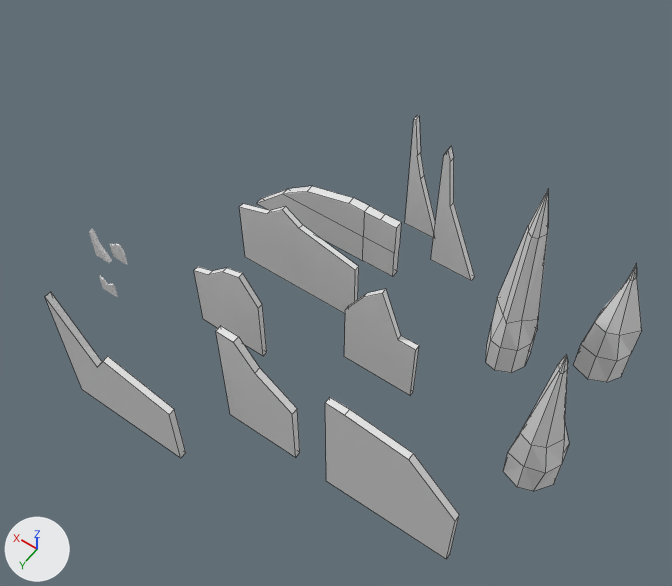
One commit to the Blender file Assets/Scenes/Blender_Walls.blend: the scene before it, then after it.
One viewpoint serves both versions: a 50 mm lens placed at (-8.56, 10.26, 19.89), pointed at (-0.28, -1.34, 1.66). Every picture has the same lights, and +X, +Y and +Z are marked at lower left. Mesh edges are drawn as thin lines on the coarser meshes.
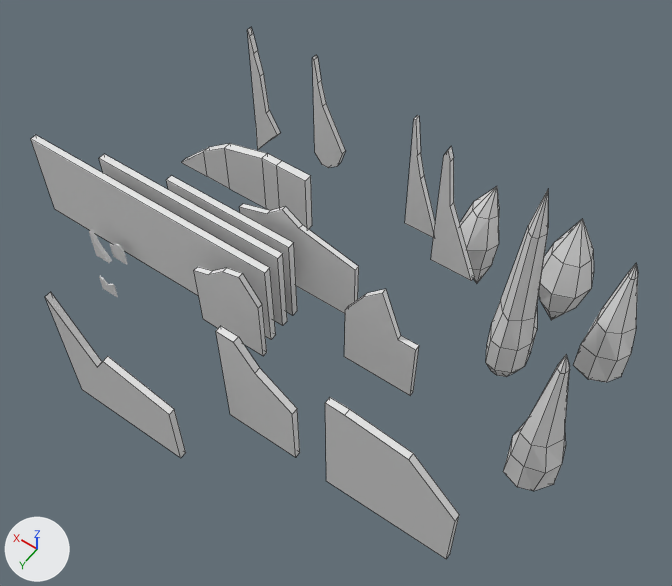
The change, as a diff of the scene's bpy script:
```diff
--- a/Assets/Scenes/Blender_Walls.blend.py
+++ b/Assets/Scenes/Blender_Walls.blend.py
@@ me_cube_010 @@
 # used by ob_cube_007; location = (-4.21, -3.24, 1.3); scale = (1.0, 0.553, 1.0)
-me_cube_010.from_pydata(...)  # 33 vertices, 33 faces; spans x -0.61..0.51, y -1.04..0.97, z -1.27..4.82
+me_cube_010.from_pydata(...)  # 42 vertices, 48 faces; spans x -0.61..0.51, y -1.04..0.97, z -2.1..4.82
+# me_cube_010 part 1: 5 vertices moved from x -0.61..0.51, y -1.04..0.97, z 0.73 to x -0.51..0.41, y -0.87..0.81, z 0.73
+# me_cube_010 part 2: 9 vertices added at x -0.4..0.28, y -0.62..0.61, z -2.1..-1.76
@@ me_cube_012 @@
 # used by ob_cube_009; location = (-6.23, -0.71, 1.3); scale = (1.0, 0.553, 1.0)
-me_cube_012.from_pydata(...)  # 33 vertices, 33 faces; spans x -0.71..0.51, y -1.04..0.97, z -1.27..3.45
+me_cube_012.from_pydata(...)  # 42 vertices, 48 faces; spans x -0.71..0.54, y -1.15..0.97, z -1.95..3.45
+# me_cube_012 part 3: 2 vertices moved from x -0.61..-0.05, y -1.04, z -0.27 to x -0.56..-0.05, y -1.15..-0.89, z -0.27
+# me_cube_012 part 4: 2 vertices moved from x 0.42, y -0.03..0.77, z -0.27 to x 0.34..0.54, y -0.03..0.77, z -0.27
@@ me_cube_013 @@
 # used by ob_cube_010; location = (-6.23, -4.4, 1.26); scale = (1.0, 0.553, 1.0)
-me_cube_013.from_pydata(...)  # 33 vertices, 33 faces; spans x -0.71..0.51, y -1.04..0.97, z -1.27..2.58
+me_cube_013.from_pydata(...)  # 42 vertices, 48 faces; spans x -0.71..0.51, y -1.04..0.97, z -1.91..2.58
+# me_cube_013 part 5: 11 vertices moved from x -0.71..0.32, y -0.47..0.76, z 0.73..2.19 to x -0.57..0.34, y -0.47..0.69, z 0.73..2.2
@@ ob_cube_006 @@
-ob_cube_006 = bpy.data.objects.new('Cube.006', me_cube_009)
@@ ob_wallsimple03 @@
+ob_wallsimple03 = bpy.data.objects.new('WallSimple03', me_cube_021)  # a box spanning x -4.01..4.0, y -0.1..0.09, z -1.0..1.76
+ob_wallsimple03.location = (5.0, -0.28, 0.92)
@@ ob_wallsimple02 @@
+ob_wallsimple02 = bpy.data.objects.new('WallSimple02', me_cube_020)  # a box spanning x -2.99..2.97, y -0.1..0.09, z -1.0..1.76
+ob_wallsimple02.location = (4.0, -0.82, 0.92)
@@ ob_wall09 @@
+ob_wall09 = bpy.data.objects.new('Wall09', me_cube_018)  # 18 vertices, 11 faces; spans x 0.15..1.04, y -0.16..0.16, z -2.2..2.51
+ob_wall09.location = (5.49, -6.54, 1.01)
+ob_wall09.scale = (1.0, 0.553, 1.0)
@@ ob_wall08 @@
+ob_wall08 = bpy.data.objects.new('Wall08', me_cube_005)  # 18 vertices, 11 faces; spans x -0.03..1.0, y -0.16..0.16, z -1.35..2.56
+ob_wall08.location = (3.18, -6.54, 1.01)
+ob_wall08.scale = (1.0, 0.553, 1.0)
@@ ob_pillar01 @@
+ob_pillar01 = bpy.data.objects.new('Pillar01', me_cube_002)  # 26 vertices, 32 faces; spans x -0.62..0.66, y -0.51..0.77, z -1.9..1.86
+ob_pillar01.location = (-1.8, -6.04, 0.59)
@@ ob_wallsimple01 @@
+ob_wallsimple01 = bpy.data.objects.new('WallSimple01', me_cube_019)  # a box spanning x -1.99..1.99, y -0.09..0.1, z -1.0..1.77
+ob_wallsimple01.location = (2.99, -1.25, 0.92)
@@ ob_wall01 @@
+ob_wall01 = bpy.data.objects.new('Wall01', me_cube_009_1)  # 22 vertices, 17 faces; spans x -1.73..3.06, y -0.19..0.26, z -0.67..1.33
+ob_wall01.location = (4.22, -3.93, 0.62)
+ob_wall01.scale = (1.0, 0.553, 1.0)
@@ ob_pillar02 @@
+ob_pillar02 = bpy.data.objects.new('Pillar02', me_cube)  # 26 vertices, 32 faces; spans x -0.77..0.77, y -0.77..0.77, z -1.99..2.25
+ob_pillar02.location = (-4.42, -6.04, 0.59)
```

Changed parts and their boxes [x1, y1, x2, y2] in the pictures (672 x 586 px; the box of a moved part takes in the faces that stretch with it):
'WallSimple03', added
    after: [31, 135, 276, 340]
'Cube.006', deleted
    before: [257, 186, 401, 277]
'Cube.007', reshaped
    before: [486, 190, 548, 373]
    after: [486, 190, 548, 377]
'Wall01', added
    after: [181, 143, 312, 229]
'Cube.009', reshaped
    before: [503, 355, 569, 491]
    after: [503, 355, 570, 491]
'WallSimple02', added
    after: [99, 154, 287, 326]
'Cube.010', reshaped
    before: [573, 264, 641, 382]
    after: [573, 264, 638, 382]
'Pillar02', added
    after: [539, 219, 594, 320]
'WallSimple01', added
    after: [166, 176, 297, 315]
'Pillar01', added
    after: [460, 187, 499, 283]
'Wall08', added
    after: [312, 55, 345, 168]
'Wall09', added
    after: [247, 27, 280, 150]
part 1 of me_cube_010, moved or reshaped
    both: [491, 227, 547, 345]
part 2 of me_cube_010, added
    after: [487, 364, 523, 377]
part 3 of me_cube_012, moved or reshaped
    before: [562, 426, 569, 462]
    after: [562, 434, 566, 461]
part 4 of me_cube_012, moved or reshaped
    before: [503, 433, 531, 486]
    after: [503, 420, 531, 486]
part 5 of me_cube_013, moved or reshaped
    before: [587, 264, 641, 359]
    after: [587, 264, 638, 359]
